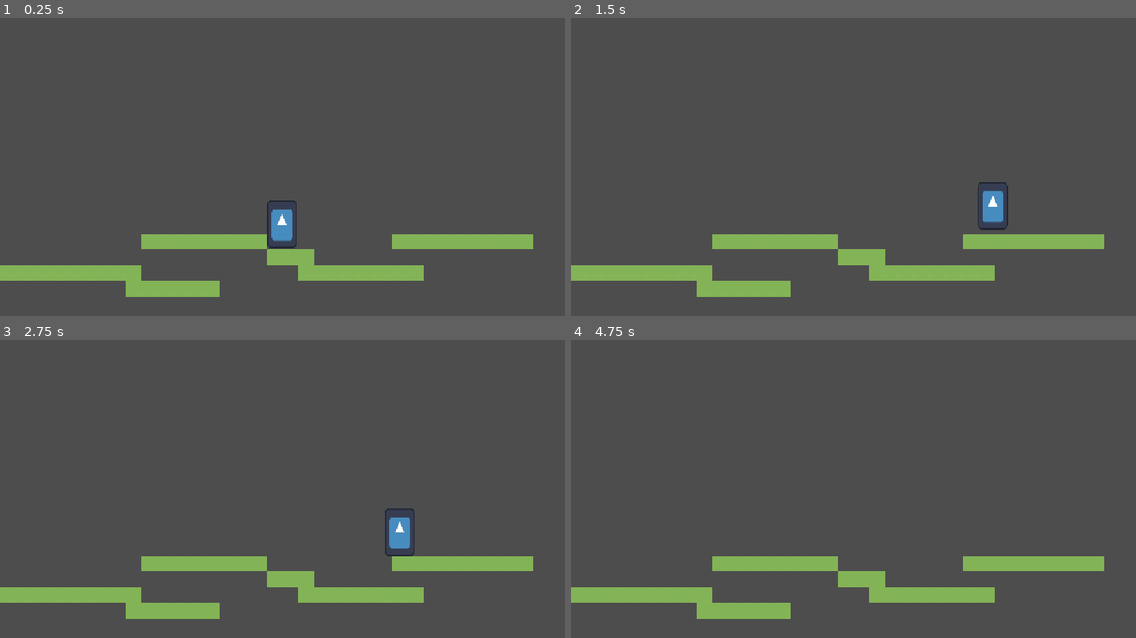
Above: before the commit, frames 1-4 (two rows, left to right).
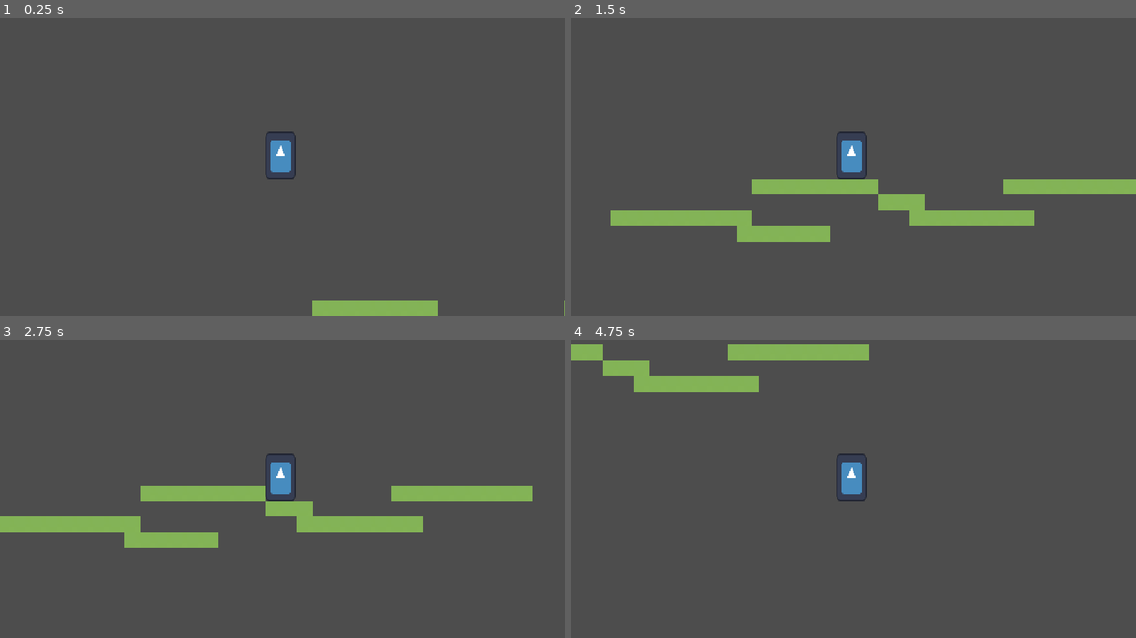
Above: after the commit, the same moments.

Repository: jameshou28/haven
Game: Godot game, scene res://main.tscn
Same seed, same stepped clock (60 frames per second), same inputs: the game is played once before the commit and once after it. The engine's default icon, where the game draws it, is replaced by a stand-in: a white triangle on a blue panel in a dark square.
Inputs (mouse positions are in pixels of both pictures, inside the frame that each line leads up to):
- Up to frame 1 (0.25 s): no input
- Up to frame 2 (1.5 s): tap Enter at 0.5 s; move the mouse to (977, 140) at 0.52 s; hold Right (right) from 0.53 s (still down); tap Alt at 0.6 s; click (977, 140) at 0.67 s; tap Up (jump) at 0.77 s; move the mouse to (740, 172) at 1.27 s; tap Shift at 1.35 s
- Up to frame 3 (2.75 s): tap Up (jump) at 1.52 s; move the mouse to (339, 408) at 2.02 s; release Right (right) at 2.03 s; hold Left (left) from 2.03 s (still down); tap Alt at 2.1 s
- Up to frame 4 (4.75 s): move the mouse to (825, 542) at 2.77 s; release Left (left) at 2.78 s; hold Right (right) 2.78-4.28 s; tap Shift at 2.85, 4.35 s; click (825, 542) at 2.92 s; tap Up (jump) at 3.02, 3.77, 4.52 s; move the mouse to (1023, 527) at 3.52 s; tap Alt at 3.6 s; move the mouse to (684, 432) at 4.27 s; hold Left (left) from 4.28 s (still down)

The runs differ from the first frame. In frame 1, 8.3% of the frame differs, in the area x 0-100%, y 38-100%; in frame 2, 12%; in frame 3, 13%, in the area x 0-95%, y 38-94%; in frame 4, 10%.

Commit message:
feat: camera, finish hc intro

Diff:
--- a/main.tscn
+++ b/main.tscn
@@ -58,13 +58,16 @@
 [node name="Sprite2D" type="Sprite2D" parent="Player" unique_id=647325630]
 
 [node name="Icon" type="Sprite2D" parent="Player" unique_id=2039709493]
-position = Vector2(575, 431.74997)
+position = Vector2(223, 125.00006)
 scale = Vector2(0.47656235, 0.76171863)
 texture = ExtResource("2_1bvp3")
 
 [node name="CollisionShape2D" type="CollisionShape2D" parent="Player" unique_id=753703078]
-position = Vector2(575, 431.5)
+position = Vector2(223, 125)
 shape = SubResource("RectangleShape2D_a0pwd")
+
+[node name="Camera2D" type="Camera2D" parent="Player" unique_id=1232686040]
+position = Vector2(227, 129)
 
 [node name="TileMapLayer" type="TileMapLayer" parent="." unique_id=1062398783]
 scale = Vector2(2, 2)
--- a/player.gd
+++ b/player.gd
@@ -1,8 +1,8 @@
 extends CharacterBody2D
 
 
-const SPEED = 300.0
-const JUMP_VELOCITY = -400.0
+const SPEED = 400.0
+const JUMP_VELOCITY = -600.0
 
 
 func _physics_process(delta: float) -> void:
--- a/project.godot
+++ b/project.godot
@@ -49,6 +49,7 @@
 [physics]
 
 3d/physics_engine="Jolt Physics"
+2d/default_gravity=1960.0
 
 [rendering]
 
